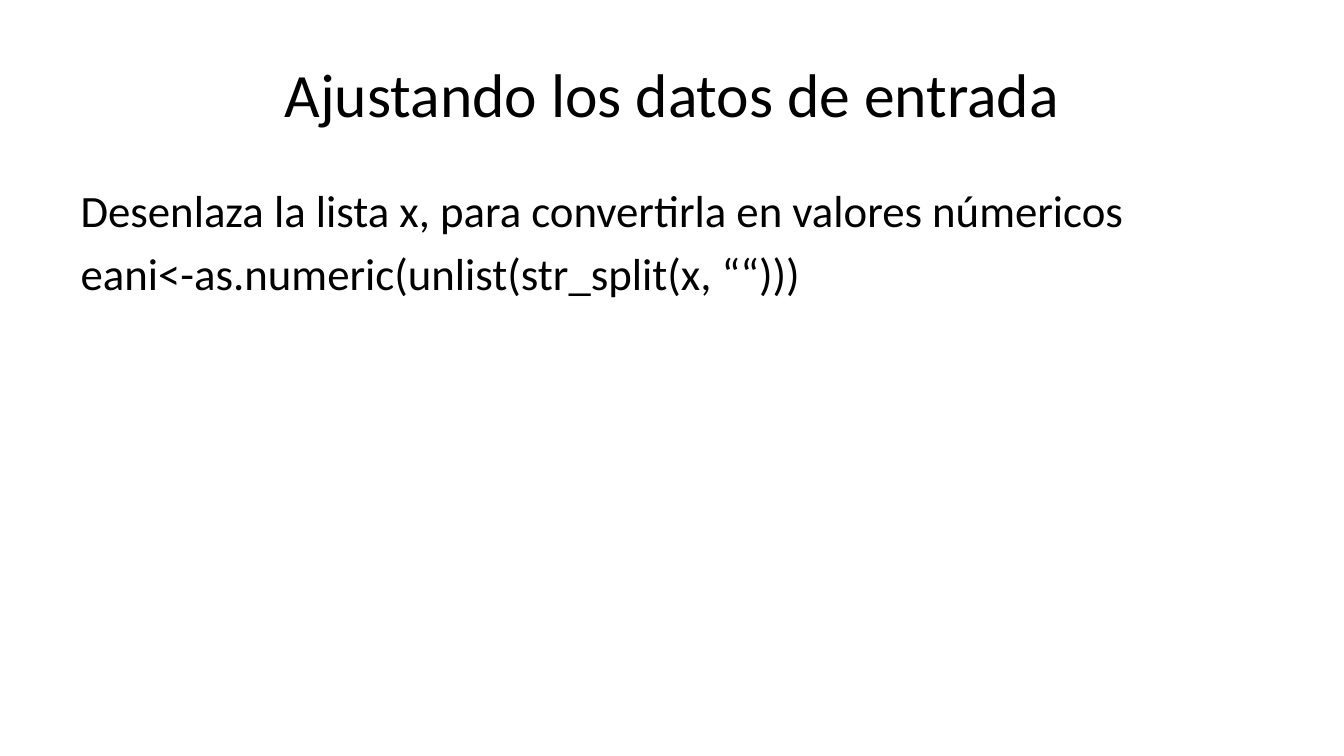
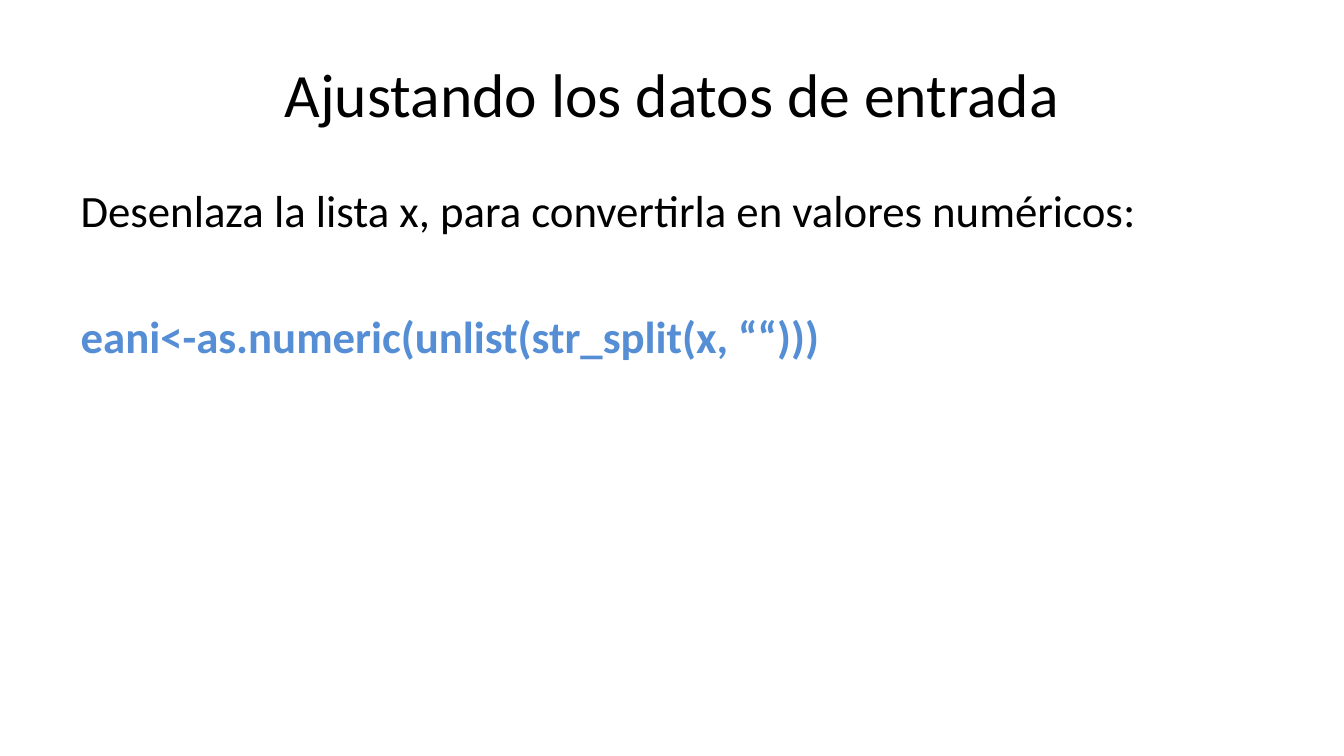
Before and after one commit to gdurang/Semana-4, a slide deck: slide 3 of Funcion_EAN/Presentación.pptx. Drawn at 1344x756 pixels with LibreOffice and Linux fonts; fonts in the diff are those of the drawing. Boxes give left, top, right and bottom in pixels: in the first picture for what was removed or moved away, otherwise in the second. Text is boxed around its words. In the diff, an @@ line names an element or a change of style, - is before the commit and + after.

```diff
--- a/Funcion_EAN/Presentación.pptx
+++ b/Funcion_EAN/Presentación.pptx
@@ text at [81,196,1135,235]: text changed @@
-Desenlaza la lista x, para convertirla en valores númericos
+Desenlaza la lista x, para convertirla en valores numéricos:
@@ text at [81,320,728,360]: text colour #000000 to #558ED5, bold on in "eani<-as.numeric(unlist(str_split(x, ““)))" @@
```
Also in this commit, not shown: 3 other slides changed, 7 slides added, 1 slide removed, 2 other files.
